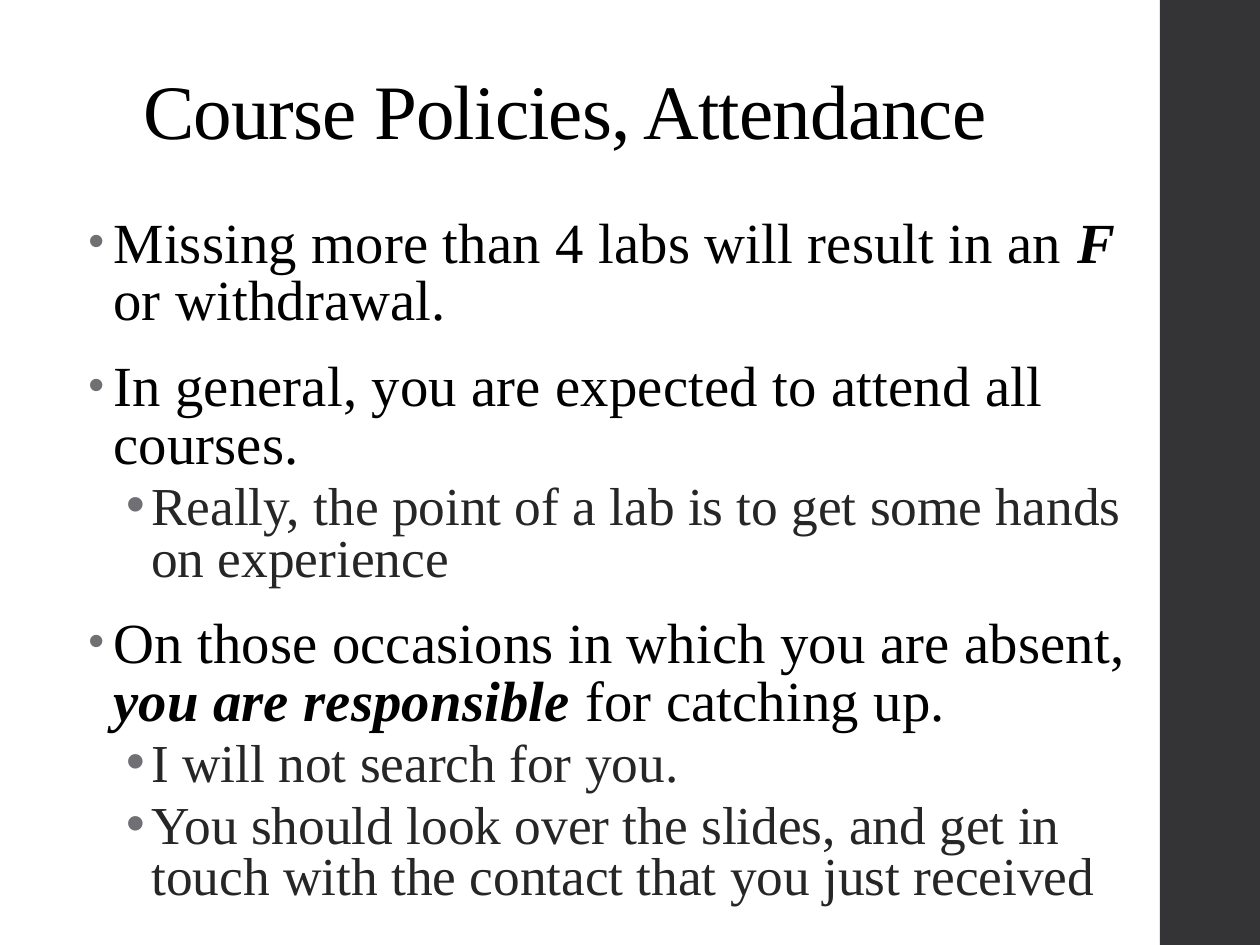
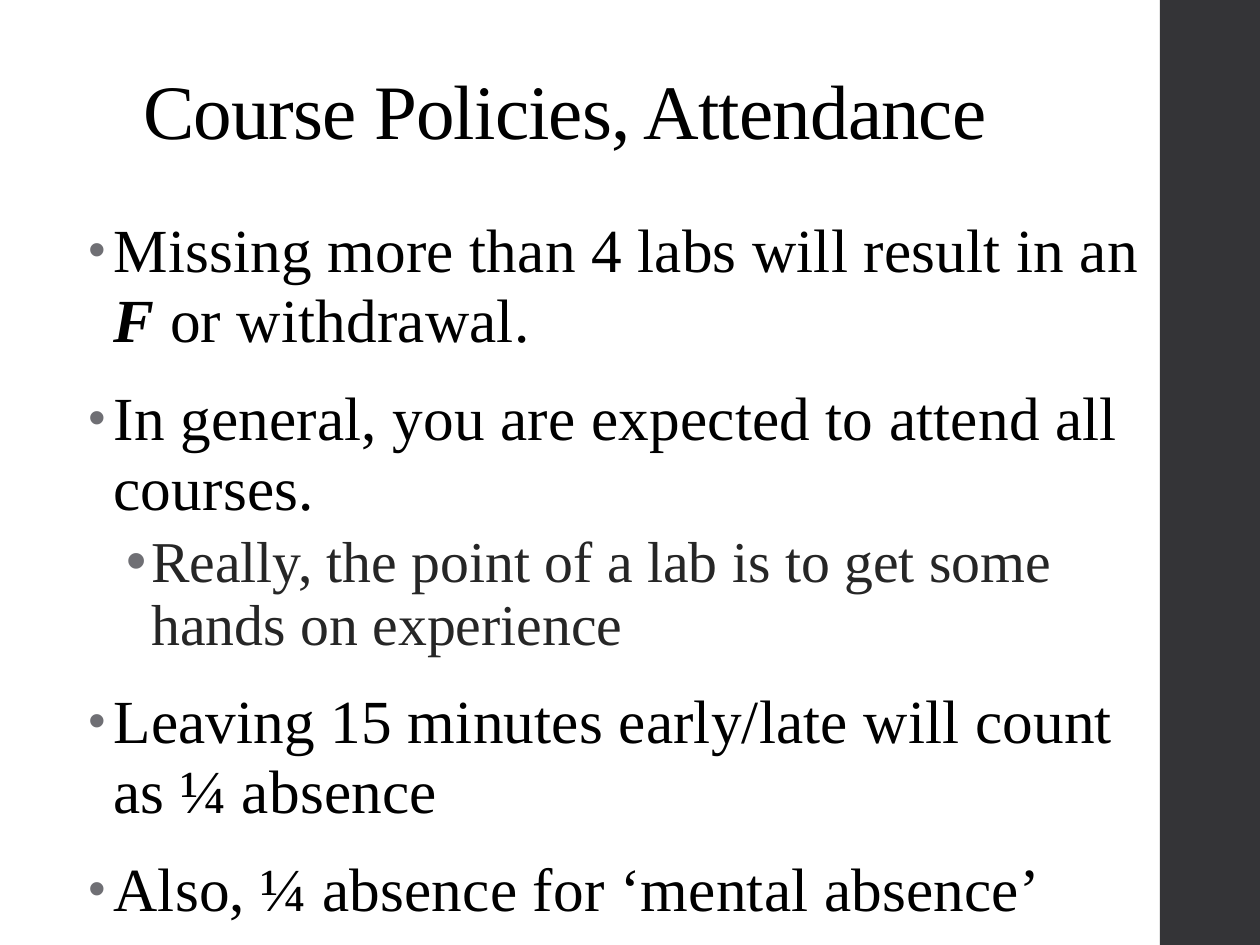
Before and after one commit to psadil/psych241, a slide deck: slide 6 of slides/lab1_21jan2016/lab1_21jan2016.pptx (slide 4 before the commit). Drawn at 1260x945 pixels with LibreOffice and Linux fonts; fonts in the diff are those of the drawing. Boxes give left, top, right and bottom in pixels: in the first picture for what was removed or moved away, otherwise in the second. Text is boxed around its words. In the diff, an @@ line names an element or a change of style, - is before the commit and + after.

Commit message:
updated slides

```diff
--- a/slides/lab1_21jan2016/lab1_21jan2016.pptx
+++ b/slides/lab1_21jan2016/lab1_21jan2016.pptx
@@ text at (x1=113, y1=229, x2=1138, y2=656): size 32.4 to 35 pt in "Missing more than 4 labs will result ...", "In general, you are expected to attend ..."; size 30.5 to 33 pt in "Really, the point of a lab is ..."; line spacing 0.85 to 0.95; line spacing 0.8 to 0.9 @@
@@ text at (x1=113, y1=700, x2=1112, y2=921): text changed; size 30.5 to 35 pt; text colour #262626 to #000000 @@
-• On those occasions in which you are absent, you are responsible for catching up.
-  • I will not search for you.
-  • You should look over the slides, and get in touch with the contact that you just received
+• Leaving 15 minutes early/late will count as ¼ absence
+• Also, ¼ absence for ‘mental absence’
```
Also in this commit, not shown: 4 other slides changed, 5 slides added, 1 slide removed.
